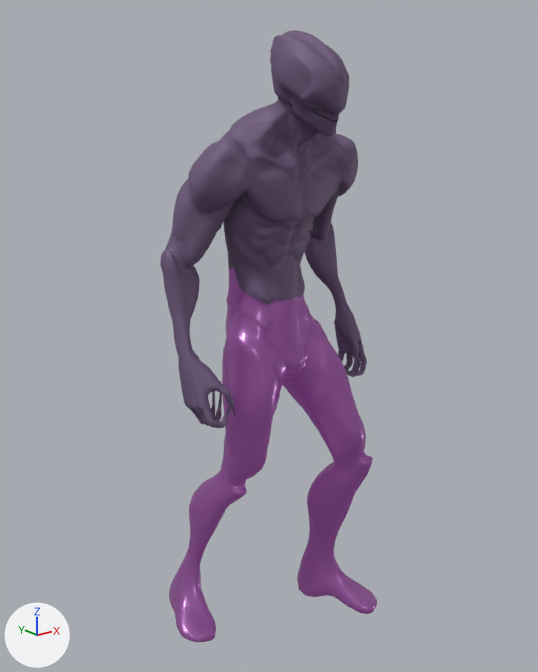
A saved change to the glTF model src/assets/models/biomech-mutant.glb.
Camera for both pictures: a 50 mm lens placed at (-130.6, -170.2, 158.8), pointed at (1.2, -5.4, 92.9). The axes (+X, +Y, +Z) are drawn at lower left. The lights are the same throughout. The first picture is the older version. Where no turn or scale is listed for an object, it has been applied to the vertices.
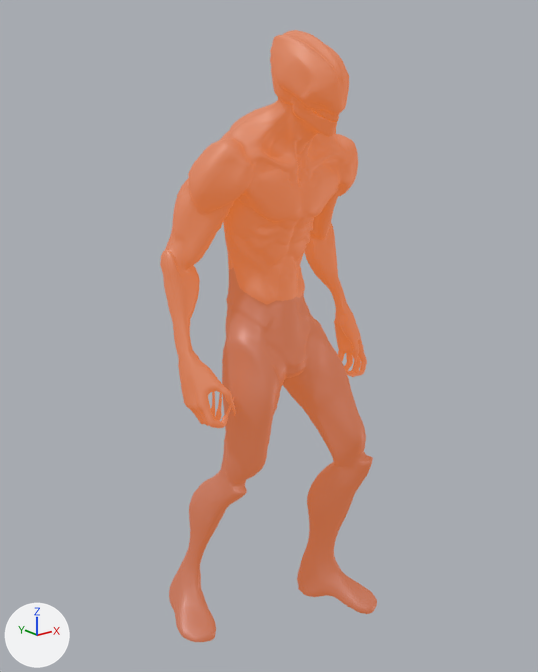
Changed parts and their boxes (x1, y1, x2, y2) in the pictures (538 x 672 px):
'Object_2', recoloured, surface changed (dark purple to orange)
    both: (160, 30, 367, 428)
'Object_3', recoloured, surface changed (purple to orange)
    both: (169, 267, 377, 642)

Edits to the bpy script that builds the scene:
```text
Change mat_uv_1:
    mat_uv_1.base_color: (0.16, 0.1, 0.2) -> (0.16, 0.14, 0.13)  # dark purple #6f597c -> grey #6f6965
    add mat_uv_1.emission_color = (0.55, 0.12, 0.02)  # orange #c46127
    add mat_uv_1.emission_strength = 1.0
Change mat_uv_2:
    mat_uv_2.base_color: (0.22, 0.09, 0.24) -> (0.14, 0.12, 0.13)  # purple #815586 -> dark grey #696165
    mat_uv_2.roughness: 0.3 -> 0.5
    mat_uv_2.emission_color: (0.08, 0.015, 0.09) -> (0.45, 0.1, 0.02)  # dark purple #502155 -> orange #b35927
```
